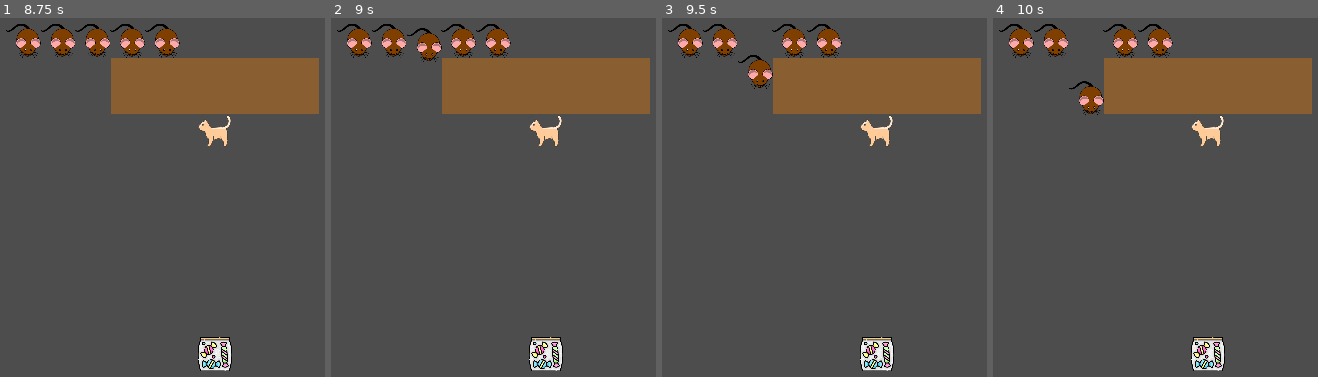
Above: before the commit, frames 1-4 (left to right).
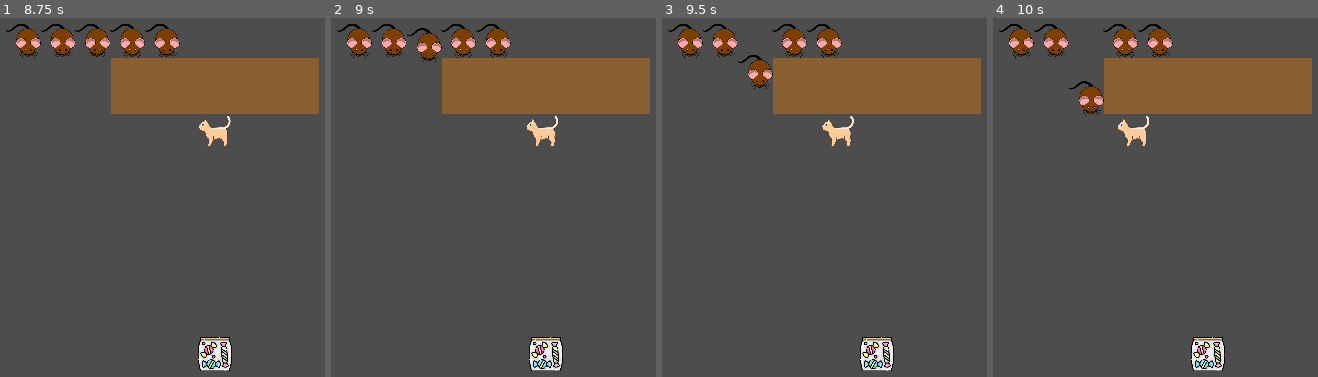
Above: after the commit, the same moments.

Repository: Mateusz-Birembaut/POA_SMA
Game: Godot game, scene res://src/main.tscn
Same seed, same stepped clock (60 frames per second), same inputs: the game is played once before the commit and once after it.
Inputs:
- Up to frame 1 (8.75 s): tap Enter at 0.5, 2, 3.5 s; hold Right (ui_right) 0.53-1.28 s; tap Space at 1.25, 2.75, 4.25 s; hold Down (ui_down) 1.28-2.03 s; hold Right (ui_right) 2.03-2.78 s; hold Up (ui_up) 2.78-3.53 s; hold Left (ui_left) 3.53-5.03 s; hold Down (ui_down) 5.03-5.78 s; hold Right (ui_right) 5.78-6.53 s; hold Up (ui_up) 6.53-7.28 s; hold Right (ui_right) 7.28-8.03 s; hold Down (ui_down) from 8.03 s (still down)
- Up to frame 2 (9 s): release Down (ui_down) at 8.78 s; hold Left (ui_left) from 8.78 s (still down)
- Up to frame 3 (9.5 s): keep holding Left (ui_left)
- Up to frame 4 (10 s): release Left (ui_left) at 9.53 s; hold Up (ui_up) from 9.53 s (still down)

Frame 1 is identical in both runs. In frame 2, 0.3% of the frame differs, in the area x 60-72%, y 27-36%; in frame 3, 0.7%, in the area x 49-72%, y 27-36%; in frame 4, 0.7%.

Commit message:
changement de selection de l'eleve a poursuivre
le prof se met a poursuivre le 1er eleve qui n'est pas en train de travailler (s'il y en a plusieurs et qu'elle ne poursuit personne, elle prend le plus proche des bonbons)

Diff:
--- a/src/environment.gd
+++ b/src/environment.gd
@@ -22,3 +22,14 @@
 		add_child(new_student)
 		students.append(new_student)
 		x += 50
+
+func get_closest_student_to_candies() -> Agent:
+	var student_to_chase = null
+	var min_distance = 100000
+	for student in students:
+		if student.state == Agent.States.LEAVE:
+			var distanceToCandies = (student.position - candies.position).length()
+			if distanceToCandies < min_distance:
+				min_distance = distanceToCandies
+				student_to_chase = student
+	return student_to_chase
--- a/src/prof.gd
+++ b/src/prof.gd
@@ -51,18 +51,27 @@
 		super._physics_process(delta)
 
 
+#func check_students() -> void:
+	#student_to_chase = null
+	#var shortest_distance := INF
+	#var distance : float
+	#for student in env.students:
+		#distance = (student.position - env.candies.position).length()
+		#if distance < 100 and distance < shortest_distance:
+			#print("a student is not working !!!!!")
+			#shortest_distance = distance
+			#student_to_chase = student
+			#print(name, " passe à l'état CHASE")
+			#state = States.CHASE
+
 func check_students() -> void:
-	student_to_chase = null
-	var shortest_distance := INF
-	var distance : float
-	for student in env.students:
-		distance = (student.position - env.candies.position).length()
-		if distance < 100 and distance < shortest_distance:
-			print("student near candies !!!!!")
-			shortest_distance = distance
-			student_to_chase = student
+	if student_to_chase == null:
+		student_to_chase = env.get_closest_student_to_candies()
+		if student_to_chase != null:
+			print("a student is not working !!!!!")
 			print(name, " passe à l'état CHASE")
 			state = States.CHASE
+
 
 
 func see() -> void:
